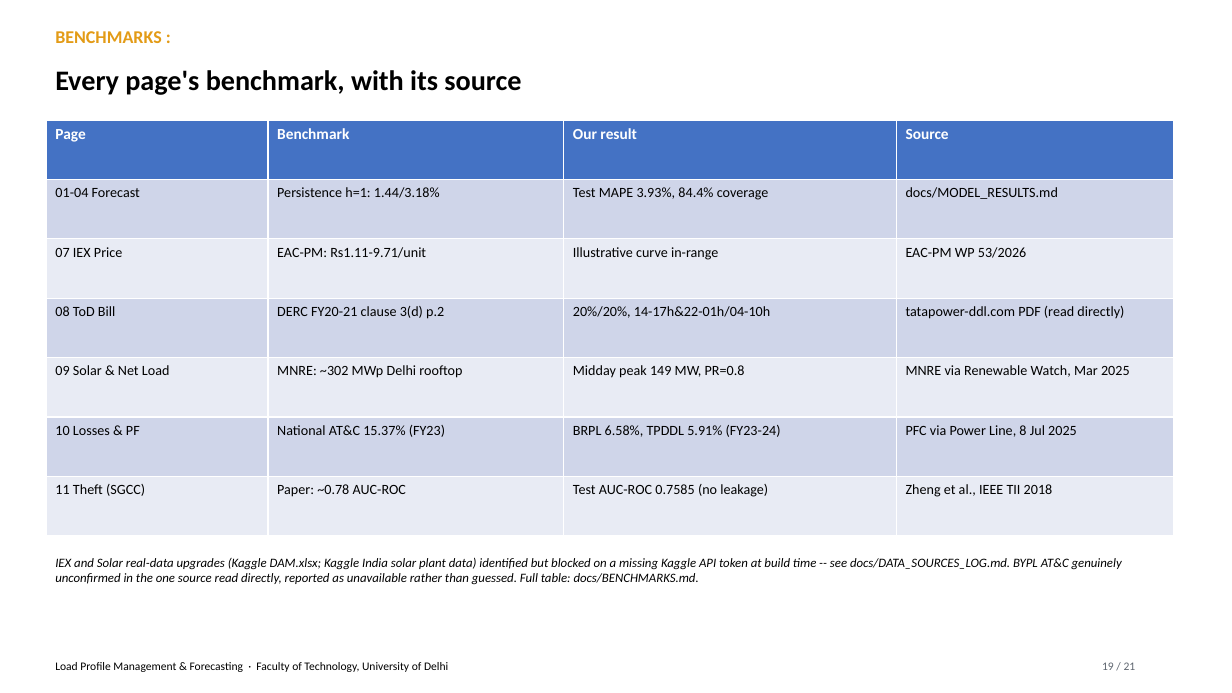
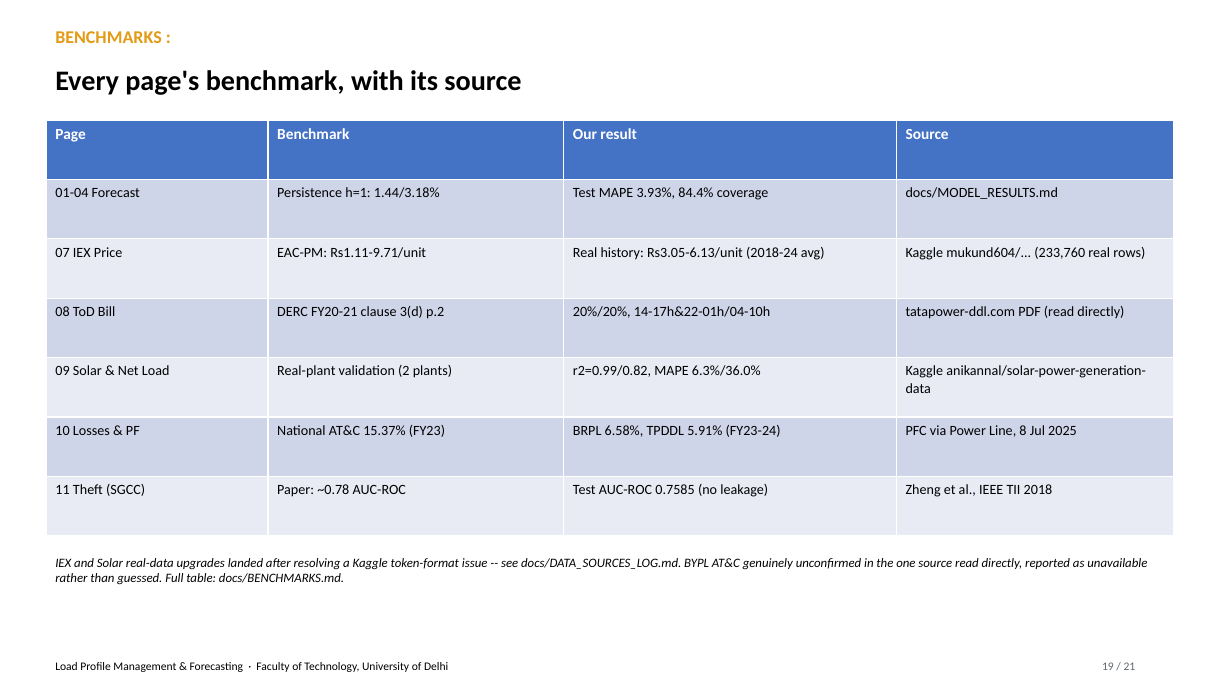
Before and after one commit to Vansh-lab/lpmf, a slide deck: slide 19 of docs/LPMF_Project_Presentation_v2.pptx. Drawn at 1232x693 pixels with LibreOffice and Linux fonts; fonts in the diff are those of the drawing. Boxes give left, top, right and bottom in pixels: in the first picture for what was removed or moved away, otherwise in the second. Text is boxed around its words. In the diff, an @@ line names an element or a change of style, - is before the commit and + after.

```diff
--- a/docs/LPMF_Project_Presentation_v2.pptx
+++ b/docs/LPMF_Project_Presentation_v2.pptx
@@ table at (46,120,1174,536) @@
-row 3, column 3: Illustrative curve in-range
+row 3, column 3: Real history: Rs3.05-6.13/unit (2018-24 avg)
-row 3, column 4: EAC-PM WP 53/2026
+row 3, column 4: Kaggle mukund604/... (233,760 real rows)
-row 5: 09 Solar & Net Load | MNRE: ~302 MWp Delhi rooftop | Midday peak 149 MW, PR=0.8 | MNRE via Renewable Watch, Mar 2025
+row 5: 09 Solar & Net Load | Real-plant validation (2 plants) | r2=0.99/0.82, MAPE 6.3%/36.0% | Kaggle anikannal/solar-power-generation-data
@@ text at (55,558,1147,585): text changed @@
-IEX and Solar real-data upgrades (Kaggle DAM.xlsx; Kaggle India solar plant data) identified but blocked on a missing Kaggle API token at build time -- see docs/DATA_SOURCES_LOG.md. BYPL AT&C genuinely unconfirmed in the one source read directly, reported as unavailable rather than guessed. Full table: docs/BENCHMARKS.md.
+IEX and Solar real-data upgrades landed after resolving a Kaggle token-format issue -- see docs/DATA_SOURCES_LOG.md. BYPL AT&C genuinely unconfirmed in the one source read directly, reported as unavailable rather than guessed. Full table: docs/BENCHMARKS.md.
```
Also in this commit, not shown: 2 other slides changed, 2 other files.
